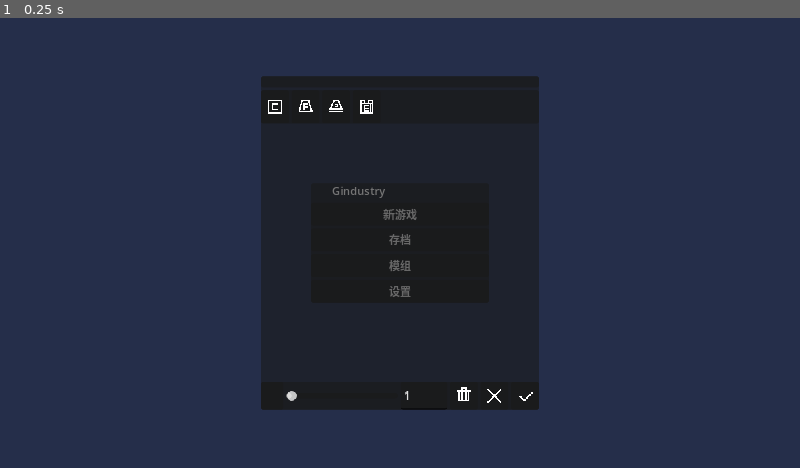
Above: before the commit, frame 1.
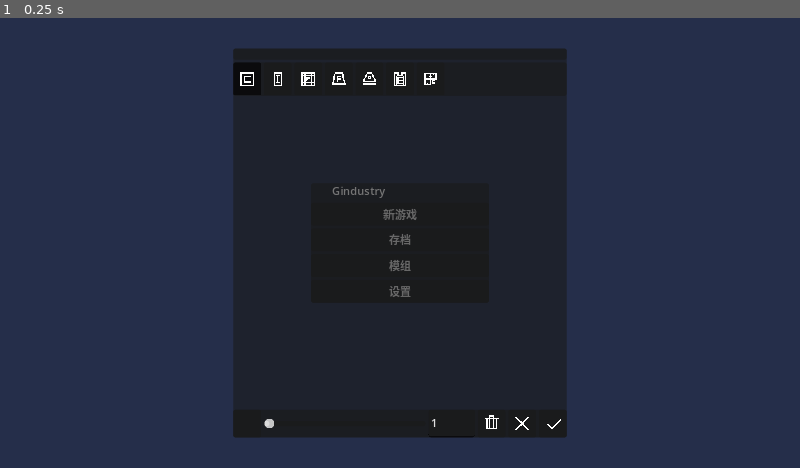
Above: after the commit, the same moment.

Repository: aawwaaa/gindustry
Game: Godot game, scene res://ui/main.tscn
Same seed, same stepped clock (60 frames per second), same inputs: the game is played once before the commit and once after it.
Inputs:
- Up to frame 1 (0.25 s): no input

The runs differ from the first frame. In frame 1, 10% of the frame differs, in the area x 29-71%, y 6-94%.

Commit message:
content selector layer

Diff:
--- a/contents/buildings/dropped_item/building.tres
+++ b/contents/buildings/dropped_item/building.tres
@@ -8,12 +8,12 @@
 
 [resource]
 script = ExtResource("4_kf6ac")
-icon = ExtResource("3_2f0bl")
 shadow = ExtResource("5_60waw")
-category = ExtResource("1_34xpj")
+building_category = ExtResource("1_l4yg3")
 requirements = Array[Resource("res://types/item/packed_item_stack.gd")]([])
 attributes = Array[Resource("res://types/building/building_attribute.gd")]([])
 entity_scene = ExtResource("2_705lp")
 controllable = false
 id = "dropped_item"
 options = {}
+icon = ExtResource("3_2f0bl")
--- /dev/null
+++ b/contents/content_categories/uncategoried.tres
@@ -0,0 +1,14 @@
+[gd_resource type="Resource" script_class="ContentCategory" load_steps=4 format=3 uid="uid://dhx031ol3iair"]
+
+[ext_resource type="Script" path="res://types/resource_types/content_category.gd" id="1_gbkl6"]
+[ext_resource type="Texture2D" uid="uid://bitk566038c3w" path="res://assets/content_types.png" id="1_gxdoh"]
+
+[sub_resource type="AtlasTexture" id="AtlasTexture_a8eas"]
+atlas = ExtResource("1_gxdoh")
+region = Rect2(0, 0, 32, 32)
+
+[resource]
+script = ExtResource("1_gbkl6")
+order = 1000
+icon = SubResource("AtlasTexture_a8eas")
+name = "uncategoried"
--- a/contents/content_list.gd
+++ b/contents/content_list.gd
@@ -17,6 +17,7 @@
         "consumer_type.tres",
         "provider_type.tres",
         "content_type.tres",
+        "content_category.tres",
         "preset.tres",
     ])
     await load_type("content_types/", [
@@ -28,8 +29,11 @@
         "overlay.tres",
         "recipe.tres",
     ])
+    await load_type("content_categories/", [
+        "uncategoried.tres",
+    ])
     await load_type("building_attributes/", [
-        "assembler.tres"
+        "assembler.tres",
     ])
     await load_type("building_categories/", [
         "battle.tres",
--- a/contents/content_types/building.tres
+++ b/contents/content_types/building.tres
@@ -1,7 +1,8 @@
-[gd_resource type="Resource" script_class="ContentType" load_steps=4 format=3 uid="uid://b1lw28lcyl83v"]
+[gd_resource type="Resource" script_class="ContentType" load_steps=5 format=3 uid="uid://b1lw28lcyl83v"]
 
 [ext_resource type="Texture2D" uid="uid://bitk566038c3w" path="res://assets/content_types.png" id="1_mhltf"]
 [ext_resource type="Script" path="res://types/resource_types/content_type.gd" id="1_vlh1p"]
+[ext_resource type="PackedScene" uid="uid://ddasuissnylhb" path="res://ui/game/content_selector/building_selector_panel.tscn" id="3_ewu0h"]
 
 [sub_resource type="AtlasTexture" id="AtlasTexture_pe2dg"]
 atlas = ExtResource("1_mhltf")
@@ -10,5 +11,6 @@
 [resource]
 script = ExtResource("1_vlh1p")
 icon = SubResource("AtlasTexture_pe2dg")
+selector_panel = ExtResource("3_ewu0h")
 order = 22
 name = "building"
--- a/contents/content_types/entity.tres
+++ b/contents/content_types/entity.tres
@@ -2,7 +2,7 @@
 
 [ext_resource type="Script" path="res://types/resource_types/content_type.gd" id="1_5fol8"]
 [ext_resource type="Texture2D" uid="uid://bitk566038c3w" path="res://assets/content_types.png" id="1_6ywlp"]
-[ext_resource type="PackedScene" uid="uid://bogigwx26o75l" path="res://ui/game/content_selector/flat_content_selector_panel.tscn" id="3_ng6bh"]
+[ext_resource type="PackedScene" uid="uid://bicsore0vphnh" path="res://ui/game/content_selector/category_content_selector_panel.tscn" id="3_8u5yk"]
 
 [sub_resource type="AtlasTexture" id="AtlasTexture_j73fl"]
 atlas = ExtResource("1_6ywlp")
@@ -11,6 +11,6 @@
 [resource]
 script = ExtResource("1_5fol8")
 icon = SubResource("AtlasTexture_j73fl")
-selector_panel = ExtResource("3_ng6bh")
+selector_panel = ExtResource("3_8u5yk")
 order = 20
 name = "entity"
--- a/contents/content_types/floor.tres
+++ b/contents/content_types/floor.tres
@@ -2,7 +2,7 @@
 
 [ext_resource type="Script" path="res://types/resource_types/content_type.gd" id="1_8a2gu"]
 [ext_resource type="Texture2D" uid="uid://bitk566038c3w" path="res://assets/content_types.png" id="1_ystlq"]
-[ext_resource type="PackedScene" uid="uid://bogigwx26o75l" path="res://ui/game/content_selector/flat_content_selector_panel.tscn" id="3_01vew"]
+[ext_resource type="PackedScene" uid="uid://bicsore0vphnh" path="res://ui/game/content_selector/category_content_selector_panel.tscn" id="3_q82wi"]
 
 [sub_resource type="AtlasTexture" id="AtlasTexture_ecmsn"]
 atlas = ExtResource("1_ystlq")
@@ -11,6 +11,6 @@
 [resource]
 script = ExtResource("1_8a2gu")
 icon = SubResource("AtlasTexture_ecmsn")
-selector_panel = ExtResource("3_01vew")
+selector_panel = ExtResource("3_q82wi")
 order = 15
 name = "floor"
--- a/contents/content_types/item.tres
+++ b/contents/content_types/item.tres
@@ -1,7 +1,8 @@
-[gd_resource type="Resource" script_class="ContentType" load_steps=4 format=3 uid="uid://c1rd2dw2hj5i"]
+[gd_resource type="Resource" script_class="ContentType" load_steps=5 format=3 uid="uid://c1rd2dw2hj5i"]
 
 [ext_resource type="Texture2D" uid="uid://bitk566038c3w" path="res://assets/content_types.png" id="1_ko2cl"]
 [ext_resource type="Script" path="res://types/resource_types/content_type.gd" id="1_kq2m3"]
+[ext_resource type="PackedScene" uid="uid://bicsore0vphnh" path="res://ui/game/content_selector/category_content_selector_panel.tscn" id="3_13j5b"]
 
 [sub_resource type="AtlasTexture" id="AtlasTexture_yaiqx"]
 atlas = ExtResource("1_ko2cl")
@@ -10,5 +11,6 @@
 [resource]
 script = ExtResource("1_kq2m3")
 icon = SubResource("AtlasTexture_yaiqx")
+selector_panel = ExtResource("3_13j5b")
 order = 11
 name = "item"
--- a/contents/content_types/overlay.tres
+++ b/contents/content_types/overlay.tres
@@ -2,7 +2,7 @@
 
 [ext_resource type="Script" path="res://types/resource_types/content_type.gd" id="1_77tkn"]
 [ext_resource type="Texture2D" uid="uid://bitk566038c3w" path="res://assets/content_types.png" id="1_uwh3j"]
-[ext_resource type="PackedScene" uid="uid://bogigwx26o75l" path="res://ui/game/content_selector/flat_content_selector_panel.tscn" id="3_cuyus"]
+[ext_resource type="PackedScene" uid="uid://bicsore0vphnh" path="res://ui/game/content_selector/category_content_selector_panel.tscn" id="3_55csh"]
 
 [sub_resource type="AtlasTexture" id="AtlasTexture_tdjwg"]
 atlas = ExtResource("1_uwh3j")
@@ -11,6 +11,6 @@
 [resource]
 script = ExtResource("1_77tkn")
 icon = SubResource("AtlasTexture_tdjwg")
-selector_panel = ExtResource("3_cuyus")
+selector_panel = ExtResource("3_55csh")
 order = 16
 name = "overlay"
--- a/contents/content_types/recipe.tres
+++ b/contents/content_types/recipe.tres
@@ -1,7 +1,8 @@
-[gd_resource type="Resource" script_class="ContentType" load_steps=4 format=3 uid="uid://cct1kjueyv5tp"]
+[gd_resource type="Resource" script_class="ContentType" load_steps=5 format=3 uid="uid://cct1kjueyv5tp"]
 
 [ext_resource type="Texture2D" uid="uid://bitk566038c3w" path="res://assets/content_types.png" id="1_idn3d"]
 [ext_resource type="Script" path="res://types/resource_types/content_type.gd" id="1_irq8j"]
+[ext_resource type="PackedScene" uid="uid://bicsore0vphnh" path="res://ui/game/content_selector/category_content_selector_panel.tscn" id="3_dcsei"]
 
 [sub_resource type="AtlasTexture" id="AtlasTexture_ea2hi"]
 atlas = ExtResource("1_idn3d")
@@ -10,5 +11,6 @@
 [resource]
 script = ExtResource("1_irq8j")
 icon = SubResource("AtlasTexture_ea2hi")
+selector_panel = ExtResource("3_dcsei")
 order = 14
 name = "recipe"
--- /dev/null
+++ b/contents/resource_types/content_category.tres
@@ -0,0 +1,7 @@
+[gd_resource type="Resource" script_class="ResourceTypeType" load_steps=2 format=3 uid="uid://dx1li76j6oxo8"]
+
+[ext_resource type="Script" path="res://types/resource_types/resource_type_type.gd" id="1_3kdvw"]
+
+[resource]
+script = ExtResource("1_3kdvw")
+name = "content_category"
--- a/mods/gindustry/contents/buildings/conveyors/conveyor_1/conveyor.tres
+++ b/mods/gindustry/contents/buildings/conveyors/conveyor_1/conveyor.tres
@@ -55,10 +55,10 @@
 texture_polygon_texture_offset = Vector2(16, 80)
 hframes = 8
 vframes = 1
-icon = SubResource("AtlasTexture_r4stg")
-category = ExtResource("1_kb4w5")
+building_category = ExtResource("1_kb4w5")
 requirements = Array[ExtResource("4_txnnh")]([SubResource("Resource_3806t")])
 attributes = Array[Resource("res://types/building/building_attribute.gd")]([])
 controllable = false
 id = "conveyor_1"
 options = {}
+icon = SubResource("AtlasTexture_r4stg")
--- a/mods/gindustry/contents/buildings/conveyors/conveyor_1/junction.tres
+++ b/mods/gindustry/contents/buildings/conveyors/conveyor_1/junction.tres
@@ -25,7 +25,7 @@
 texture_polygon_texture = ExtResource("3_6b54s")
 texture_polygon_texture_offset = Vector2(48, 272)
 icon = SubResource("AtlasTexture_jklxy")
-category = ExtResource("1_xwtij")
+building_category = ExtResource("1_xwtij")
 requirements = Array[ExtResource("4_k3xuc")]([SubResource("Resource_flyyl")])
 attributes = Array[Resource("res://types/building/building_attribute.gd")]([])
 controllable = false
--- a/mods/gindustry/contents/buildings/conveyors/conveyor_1/router.tres
+++ b/mods/gindustry/contents/buildings/conveyors/conveyor_1/router.tres
@@ -25,7 +25,7 @@
 texture_polygon_texture = ExtResource("3_8fsbw")
 texture_polygon_texture_offset = Vector2(16, 272)
 icon = SubResource("AtlasTexture_3fifq")
-category = ExtResource("1_7p8vo")
+building_category = ExtResource("1_7p8vo")
 requirements = Array[ExtResource("5_ygorx")]([SubResource("Resource_n5jhq")])
 attributes = Array[Resource("res://types/building/building_attribute.gd")]([])
 controllable = false
--- a/mods/gindustry/contents/buildings/test/building.tres
+++ b/mods/gindustry/contents/buildings/test/building.tres
@@ -18,7 +18,7 @@
 script = ExtResource("1_n844q")
 icon = ExtResource("3_2i6mf")
 shadow = ExtResource("3_o3ck7")
-category = ExtResource("1_2gn62")
+building_category = ExtResource("1_2gn62")
 requirements = Array[ExtResource("6_j2lc1")]([SubResource("Resource_ikphi")])
 attributes = Array[Resource("res://types/building/building_attribute.gd")]([])
 entity_scene = ExtResource("2_cmy5s")
--- a/types/contents/building_type.gd
+++ b/types/contents/building_type.gd
@@ -6,7 +6,7 @@
 @export var shadow: PackedScene:
     get: return shadow if shadow else _get_default_building_shadow()
 
-@export var category: BuildingCategory
+@export var building_category: BuildingCategory
 @export var requirements: Array[PackedItemStack] = []
 
 @export var attributes: Array[BuildingAttribute] = []
@@ -43,7 +43,7 @@
 
 func apply_mod(mod_inst: Mod) -> void:
     super.apply_mod(mod_inst)
-    category.building_types.append(self)
+    building_category.building_types.append(self)
     for attribute in attributes:
         attributes_dict[attribute.get_type()] = attribute
 
--- a/types/contents/content.gd
+++ b/types/contents/content.gd
@@ -4,6 +4,7 @@
 @export var id: String;
 @export var options: Dictionary = {};
 @export var icon: Texture2D = load("res://assets/asset-not-found.png")
+@export var content_category: ContentCategory = load("res://contents/content_categories/uncategoried.tres")
 
 var full_id: String;
 
@@ -17,9 +18,15 @@
         return mod_id + "_" + insert + "_" + content_id;
     return mod_id + "_" + content_id;
 
+static func sort_content_list(list: Array) -> Array:
+    var sorted = list.duplicate()
+    sorted.sort_custom(func(a, b): return a.full_id.casecmp_to(b.full_id) == -1)
+    return sorted
+
 func apply_mod(mod_inst: Mod) -> void:
     mod = mod_inst;
     full_id = Content.to_full_id(mod.mod_info.id, id, get_content_type().name)
+    content_category.contents.append(self)
 
 func get_tr_name() -> String:
     return Content.to_full_id(mod.mod_info.id, id)
--- /dev/null
+++ b/types/resource_types/content_category.gd
@@ -0,0 +1,12 @@
+class_name ContentCategory
+extends ResourceType
+
+const TYPE = preload("res://contents/resource_types/content_category.tres")
+
+@export var order: int = 0
+@export var icon: Texture2D = load("res://assets/asset-not-found.png")
+
+var contents: Array[Content] = []
+
+func _get_type() -> ResourceTypeType:
+    return TYPE
--- a/ui/game/build/build_ui.gd
+++ b/ui/game/build/build_ui.gd
@@ -43,7 +43,9 @@
     for child in %BuildingTypes.get_children():
         child.queue_free();
 
-    for building_type in category.building_types:
+    var sorted = Content.sort_content_list(category.building_types)
+
+    for building_type in sorted:
         var node = Control.new()
         node.custom_minimum_size = Vector2(48, 48)
         var button = Button.new();
--- /dev/null
+++ b/ui/game/content_selector/building_selector_panel.tscn
@@ -0,0 +1,11 @@
+[gd_scene load_steps=3 format=3 uid="uid://ddasuissnylhb"]
+
+[ext_resource type="PackedScene" uid="uid://bicsore0vphnh" path="res://ui/game/content_selector/category_content_selector_panel.tscn" id="1_uofdq"]
+[ext_resource type="Resource" uid="uid://c2couplqm6cy7" path="res://contents/resource_types/building_category.tres" id="2_q1fcs"]
+
+[node name="CategoryContentSelectorPanel" instance=ExtResource("1_uofdq")]
+category_type = ExtResource("2_q1fcs")
+property_name_category_contents = &"building_types"
+
+[node name="PanelContainer" parent="." index="0"]
+custom_minimum_size = Vector2(0, 48)
--- /dev/null
+++ b/ui/game/content_selector/category_content_selector_panel.gd
@@ -0,0 +1,105 @@
+class_name CategorySelectorPanel
+extends ContentSelectorPanel
+
+@export var category_type: ResourceTypeType
+@export_group("property_names", "property_name_")
+@export var property_name_category_icon: StringName
+@export var property_name_category_order: StringName
+@export var property_name_category_contents: StringName
+
+func get_icon_for_category(category: ResourceType) -> Texture2D:
+    return category.get(property_name_category_icon)
+
+func get_order_for_category(category: ResourceType) -> int:
+    return category.get(property_name_category_order)
+
+func get_contents_for_category(category: ResourceType) -> Array:
+    var contents = category.get(property_name_category_contents)
+    return contents.filter(func(v): return v.get_content_type() == content_type)
+
+@onready var category_button_container: HBoxContainer = %Categories
+@onready var containers_container: VBoxContainer = %Containers
+
+var category_group: ButtonGroup
+var button_to_category: Dictionary = {}
+var category_to_button: Dictionary = {}
+var category_to_container: Dictionary = {}
+var current_category: ResourceType = null
+
+var content_group: ButtonGroup
+var button_to_content: Dictionary = {}
+var content_to_button: Dictionary = {}
+var content_to_category: Dictionary = {}
+
+func _load_contents() -> void:
+    category_group = ButtonGroup.new()
+    content_group = ButtonGroup.new()
+    content_group.allow_unpress = true
+
+    var categories = Types.get_types(category_type).values().duplicate()
+    categories.sort_custom(func(a, b): return get_order_for_category(a) < get_order_for_category(b))
+    for category in categories:
+        var category_button = Button.new()
+        category_button.toggle_mode = true
+        category_button.icon = get_icon_for_category(category)
+        category_button.button_group = category_group
+        category_button.focus_mode = FOCUS_NONE
+        category_button.toggled.connect(_on_category_button_toggled)
+        category_button_container.add_child(category_button)
+        button_to_category[category_button] = category
+        category_to_button[category] = category_button
+
+        var container = HFlowContainer.new()
+        container.size_flags_vertical = Control.SIZE_EXPAND_FILL
+        container.size_flags_horizontal = Control.SIZE_EXPAND_FILL
+        var sorted = Content.sort_content_list(get_contents_for_category(category))
+        for content in sorted:
+            var content_button = Button.new()
+            content_button.icon = get_texture_for(content)
+            content_button.toggle_mode = true
+            content_button.button_group = content_group
+            content_button.focus_mode = Control.FOCUS_NONE
+            content_button.tooltip_text = "{localized} ( {full_id} )".format({
+                localized = tr(content.get_tr_name()),
+                full_id = content.full_id
+            })
+            content_button.toggled.connect(_on_content_button_toggled)
+            container.add_child(content_button)
+            button_to_content[content_button] = content
+            content_to_button[content] = content_button
+            content_to_category[content] = category
+
+        container.visible = false
+        containers_container.add_child(container)
+        category_to_container[category] = container
+
+    show_category(categories.front())
+
+func show_category(category: ResourceType) -> void:
+    if current_category:
+        category_to_container[current_category].visible = false
+        category_to_button[current_category].set_pressed_no_signal(false)
+    category_to_container[category].visible = true
+    category_to_button[category].set_pressed_no_signal(true)
+    current_category = category
+
+func _on_category_button_toggled(pressed: bool) -> void:
+    var button = category_group.get_pressed_button()
+    if not button: return
+    show_category(button_to_category[button])
+
+func _on_content_button_toggled(pressed: bool) -> void:
+    var button = content_group.get_pressed_button()
+    if not button:
+        selected_changed.emit(null)
+        return
+    selected_changed.emit(button_to_content[button])
+
+func _set_selected(selected: Content) -> void:
+    if not selected:
+        var button = content_group.get_pressed_button()
+        if not button: return
+        button.button_pressed = false
+        return
+    show_category(content_to_category[selected])
+    content_to_button[selected].button_pressed = true
--- /dev/null
+++ b/ui/game/content_selector/category_content_selector_panel.tscn
@@ -0,0 +1,34 @@
+[gd_scene load_steps=3 format=3 uid="uid://bicsore0vphnh"]
+
+[ext_resource type="Script" path="res://ui/game/content_selector/category_content_selector_panel.gd" id="1_dfjic"]
+[ext_resource type="Resource" uid="uid://dx1li76j6oxo8" path="res://contents/resource_types/content_category.tres" id="2_i34l5"]
+
+[node name="CategoryContentSelectorPanel" type="VBoxContainer"]
+script = ExtResource("1_dfjic")
+category_type = ExtResource("2_i34l5")
+property_name_category_icon = &"icon"
+property_name_category_order = &"order"
+property_name_category_contents = &"contents"
+
+[node name="PanelContainer" type="PanelContainer" parent="."]
+custom_minimum_size = Vector2(0, 48)
+layout_mode = 2
+
+[node name="ScrollContainer" type="ScrollContainer" parent="PanelContainer"]
+layout_mode = 2
+
+[node name="Categories" type="HBoxContainer" parent="PanelContainer/ScrollContainer"]
+unique_name_in_owner = true
+layout_mode = 2
+size_flags_horizontal = 3
+size_flags_vertical = 3
+
+[node name="ScrollContainer" type="ScrollContainer" parent="."]
+layout_mode = 2
+size_flags_vertical = 3
+
+[node name="Containers" type="VBoxContainer" parent="ScrollContainer"]
+unique_name_in_owner = true
+layout_mode = 2
+size_flags_horizontal = 3
+size_flags_vertical = 3
--- a/ui/game/content_selector/content_selector_layer.gd
+++ b/ui/game/content_selector/content_selector_layer.gd
@@ -34,7 +34,9 @@
         if not first: first = content_type
 
         var button = Button.new()
+        button.toggle_mode = true
         button.icon = content_type.icon
+        button.focus_mode = Control.FOCUS_NONE
         %ContentTypes.add_child(button)
         button.pressed.connect(func(): show_content_type(content_type))
 
@@ -42,6 +44,7 @@
 
         var instance = content_type.selector_panel.instantiate()
         instance.content_type = content_type
+        instance.size_flags_vertical = Control.SIZE_EXPAND_FILL
         %SelectorPanels.add_child(instance)
         instance.selected_changed.connect(_on_instance_selected_changed)
         instance.load_contents()
@@ -89,11 +92,10 @@
 func set_current_content(value: Content) -> void:
     current_content = value
     if value:
-        show_content_type(value.get_type())
+        show_content_type(value.get_content_type())
         var texture = content_type_to_panel[current_type].get_texture_for(value)
         %CurrentSelected.texture = texture
     else:
-        show_content_type(null)
         %CurrentSelected.texture = null
 
 func set_current_amount(value: float) -> void:
--- a/ui/game/content_selector/content_selector_layer.tscn
+++ b/ui/game/content_selector/content_selector_layer.tscn
@@ -11,7 +11,7 @@
 
 [node name="Panel" type="PanelContainer" parent="."]
 unique_name_in_owner = true
-custom_minimum_size = Vector2(400, 480)
+custom_minimum_size = Vector2(480, 560)
 anchors_preset = 8
 anchor_left = 0.5
 anchor_top = 0.5
@@ -63,6 +63,7 @@
 layout_mode = 2
 
 [node name="PanelContainer" type="PanelContainer" parent="Panel/VBoxContainer/PanelContainer/HBoxContainer"]
+custom_minimum_size = Vector2(40, 40)
 layout_mode = 2
 
 [node name="CurrentSelected" type="TextureRect" parent="Panel/VBoxContainer/PanelContainer/HBoxContainer/PanelContainer"]
--- a/ui/game/content_selector/flat_content_selector_panel.gd
+++ b/ui/game/content_selector/flat_content_selector_panel.gd
@@ -11,7 +11,9 @@
     group = ButtonGroup.new()
     group.allow_unpress = true
 
-    for content in content_type.contents:
+    var sorted = Content.sort_content_list(content_type.contents)
+
+    for content in sorted:
         var button = Button.new()
         button.icon = get_texture_for(content)
         button.toggle_mode = true
--- a/ui/game/content_selector/flat_content_selector_panel.tscn
+++ b/ui/game/content_selector/flat_content_selector_panel.tscn
@@ -7,7 +7,12 @@
 size_flags_vertical = 3
 script = ExtResource("1_dyoc0")
 
-[node name="Container" type="HFlowContainer" parent="."]
+[node name="ScrollContainer" type="ScrollContainer" parent="."]
+layout_mode = 2
+size_flags_vertical = 3
+
+[node name="Container" type="HFlowContainer" parent="ScrollContainer"]
 unique_name_in_owner = true
 layout_mode = 2
+size_flags_horizontal = 3
 size_flags_vertical = 3
Not shown: 1 places in contents/buildings/dropped_item/building.tres that only renumber resources
Not shown: 1 places in mods/gindustry/contents/items/copper.tres that only renumber resources
